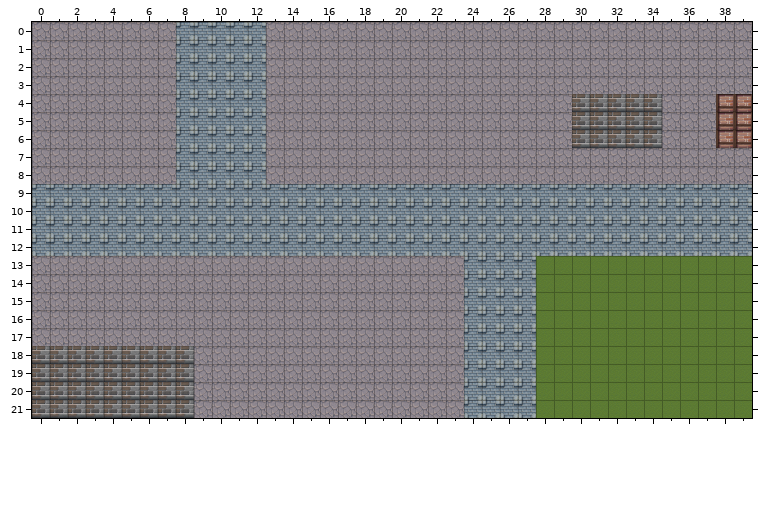
One commit to this Tiled map (JSON): public/assets/v0/maps/map0.tmj. The first picture shows the starting point.
Cells are 48x48 px. Shown: x 0..39, y 0..21.
After the commit:
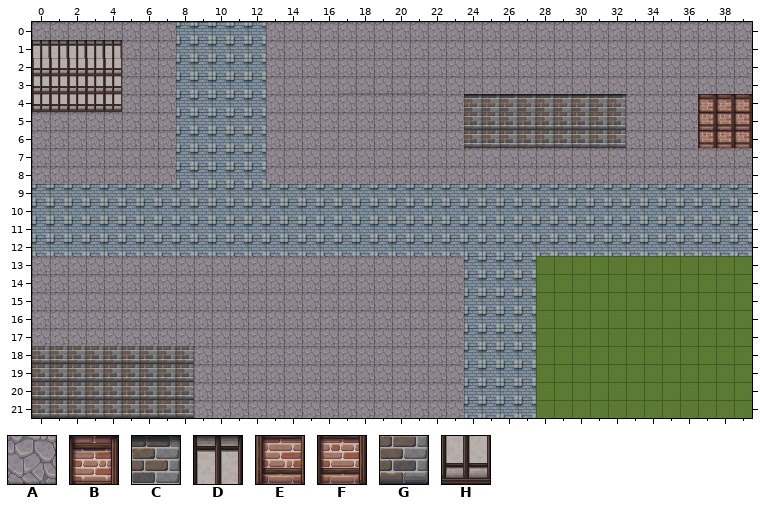
Key: from "ground": A 17; from "wall": B 1, C 5, D 7, E 8, F 9, G 13, H 14.
_ is an empty cell.
Diff:
Layer "Walls":
y 1: x 0..4 _____ -> DDDDD
y 2: x 0..4 _____ -> HHHHH
y 3: x 0..4 _____ -> HHHHH; x 17..21 _____ -> AAAAA
y 4: x 0..4 _____ -> HHHHH; x 24..34 ______GGGGG -> CCCCCCCCC__; x 37..39 _EE -> BBB
y 5..6: x 24..29 ______ -> GGGGGG; x 33..34 GG -> __; x 37..39 _EE -> FFF
